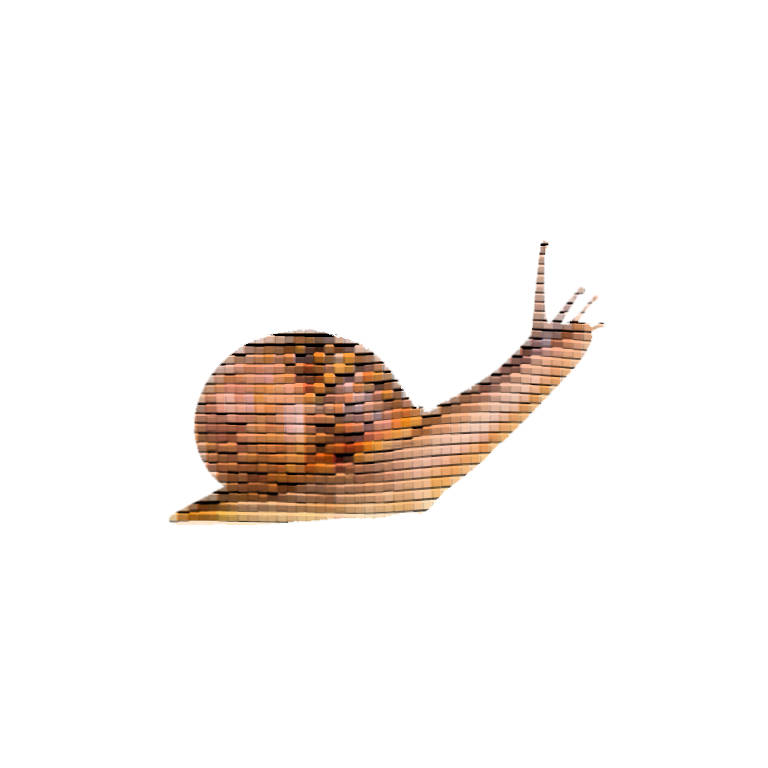
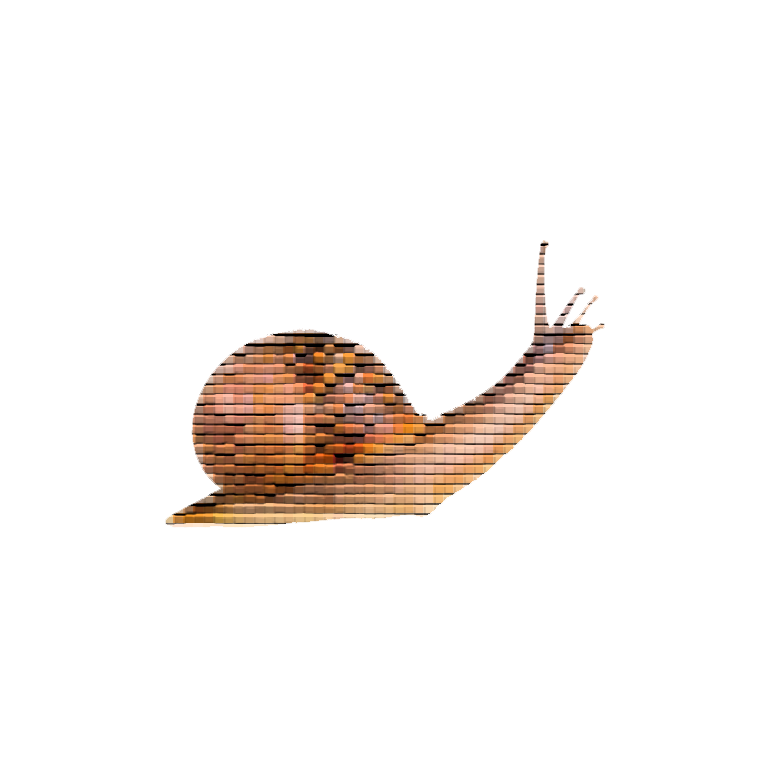
Two versions of the same layered image (768 × 768). Layer-by-layer changes:
removed layer "Snail_001" from group "MosaicAnimTest" over [167,261,605,527]
showed "Snail_000" over [164,261,605,528]
